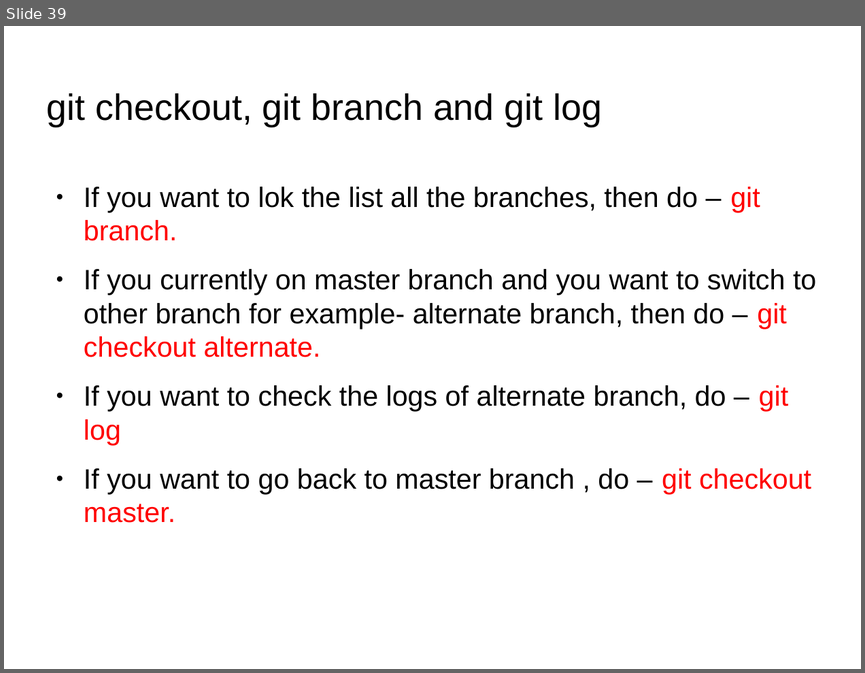
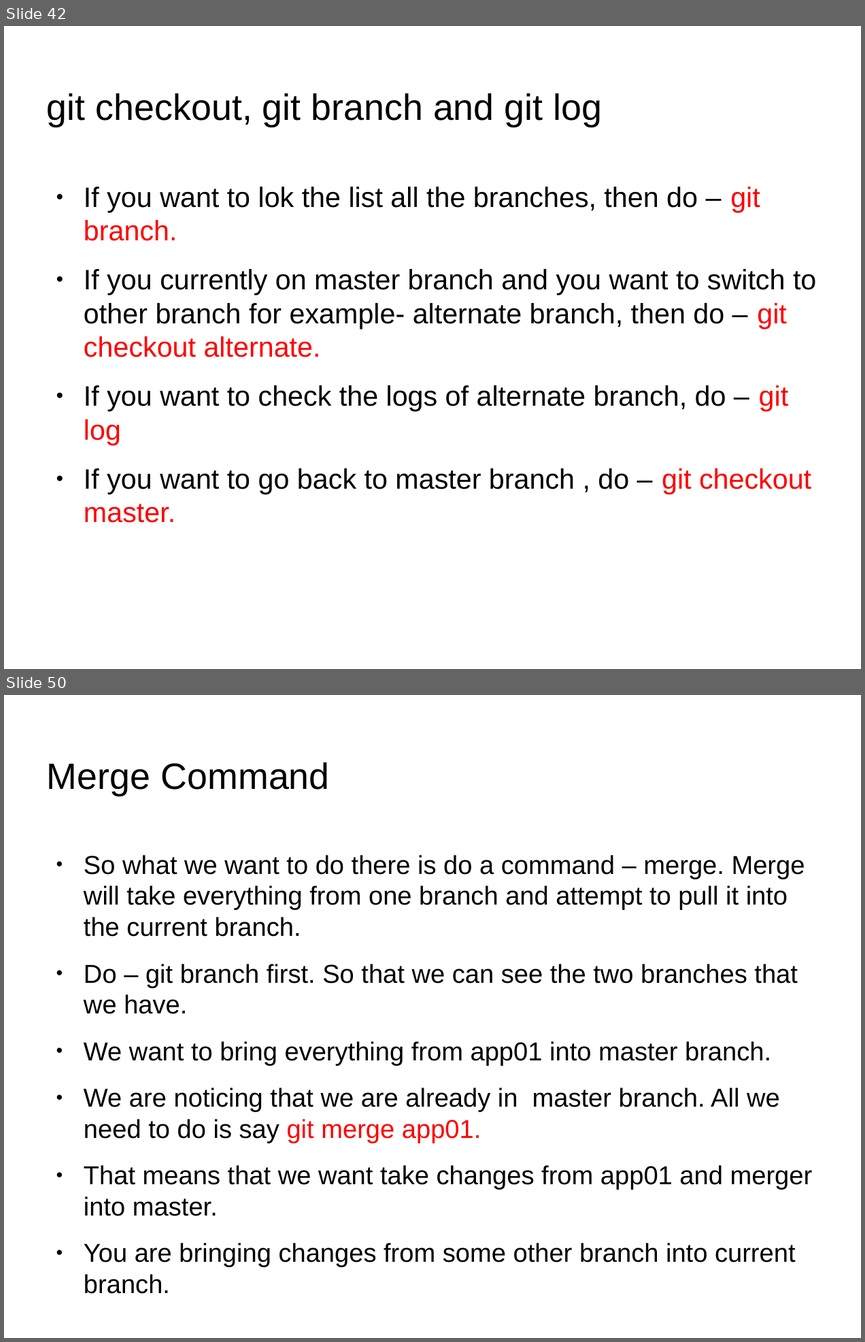
Before and after one commit to anumsh/Learning-Git-and-Github, a slide deck: git_and_GitHub.odp. Shown one above the other, each under a label of ours: slide 39 before the commit, slides 42 and 50 after it; the slides between them are not shown. The pictures are 865x673 and 865x1342 pixels, drawn with LibreOffice and Linux fonts; fonts in the diff are those of the drawing; background and template pictures are left out. Boxes give left, top, right and bottom in pixels: in the first picture for what was removed or moved away, otherwise in the second. Text is boxed around its words. In the diff, an @@ line names an element or a change of style, - is before the commit and + after.

Commit message:
feat: Merging, renaming and deleting the branch

```diff
--- a/git_and_GitHub.odp
+++ b/git_and_GitHub.odp
@@ slide 50 added at (x1=4, y1=695, x2=861, y2=1338), background picture (left out) @@
@@ title added at (x1=47, y1=762, x2=329, y2=796), 33.9 pt, text #000000 @@
+Merge Command
@@ text added at (x1=84, y1=855, x2=813, y2=1293), 24.1 pt, text #000000 @@
+● So what we want to do there is do a command – merge. Merge will take everything from one branch and attempt to pull it into the current branch.
+● Do – git branch first. So that we can see the two branches that we have.
+● We want to bring everything from app01 into master branch.
+● We are noticing that we are already in master branch. All we need to do is say git merge app01.
+● That means that we want take changes from app01 and merger into master.
+● You are bringing changes from some other branch into current branch.
@@ what was slide 39 is now slide 42 @@
```
Also in this commit, not shown: 1 slide changed, 14 other slides added, 8 other files.
